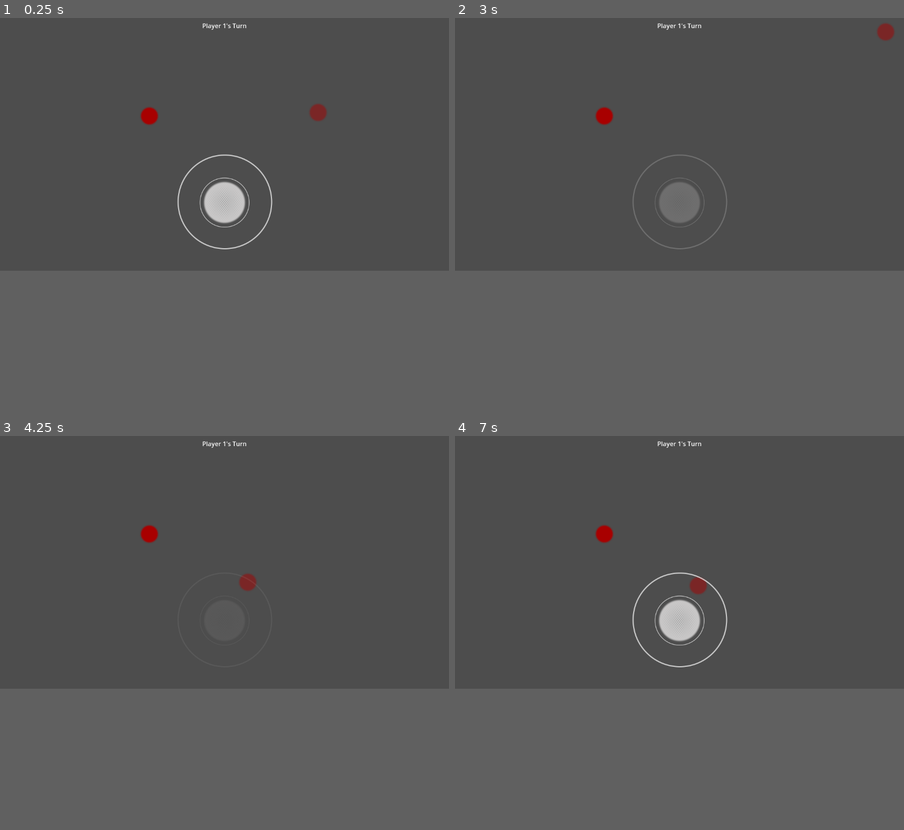
Above: before the commit, frames 1-4 (two rows, left to right).
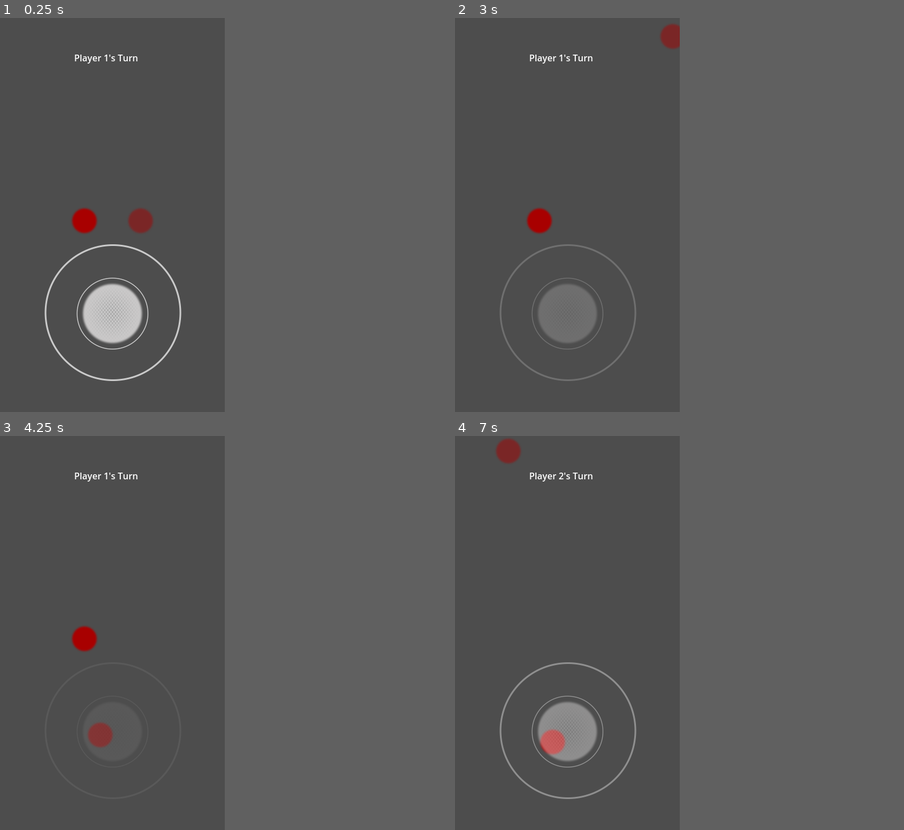
Above: after the commit, the same moments.

Repository: DeogenesMaranan/BallRace
Game: Godot game, scene res://main.tscn
Same seed, same stepped clock (60 frames per second), same inputs: the game is played once before the commit and once after it.
Inputs (mouse positions are in pixels of both pictures, inside the frame that each line leads up to; where the layout moved, square brackets give the same spot in the first picture):
- Up to frame 1 (0.25 s): no input
- Up to frame 2 (3 s): click (679, 207) [679, 203] at 0.5 s; click (679, 207) [679, 203] at 1.25 s; click (679, 207) [679, 203] at 2 s; tap Enter at 2.75 s; move the mouse to (778, 132) at 2.77 s
- Up to frame 3 (4.25 s): move the mouse to (134, 573) at 3.52 s
- Up to frame 4 (7 s): move the mouse to (724, 506) at 4.27 s; tap Space at 5 s; move the mouse to (657, 613) at 5.02 s; move the mouse to (814, 601) at 5.77 s; move the mouse to (544, 522) at 6.52 s
The window is 799x449 before the commit and 400x700 after it. Grey fills any space a smaller window leaves; there, only what the larger window draws over its background counts as a difference.

The runs differ from the first frame. In frame 1, 4.3% of the frame differs, in the area x 9-73%, y 1-93%; in frame 2, 3.7%; in frame 3, 1.0%; in frame 4, 3.9%.

Commit message:
Update gitignore for android dev

Diff:
--- a/main.tscn
+++ b/main.tscn
@@ -15,13 +15,15 @@
 anchors_preset = 5
 anchor_left = 0.5
 anchor_right = 0.5
-offset_left = -20.0
-offset_right = 20.0
-offset_bottom = 40.0
+offset_left = -68.0
+offset_right = 68.0
+offset_bottom = 141.0
 grow_horizontal = 2
 
 [node name="CurrentPlayer" type="Label" parent="HUD/TopCenter"]
 layout_mode = 2
+horizontal_alignment = 1
+vertical_alignment = 1
 
 [node name="BotCenter" type="HBoxContainer" parent="HUD"]
 anchors_preset = 7
@@ -40,10 +42,10 @@
 scale = Vector2(0.5, 0.5)
 
 [node name="Player1" parent="." instance=ExtResource("2_jnai4")]
-position = Vector2(383, 251)
+position = Vector2(150, 360)
 
 [node name="Player2" parent="." instance=ExtResource("2_jnai4")]
-position = Vector2(816, 242)
+position = Vector2(250, 360)
 
 [node name="TurnManager" type="Node" parent="."]
 script = ExtResource("4_68cpj")
--- a/project.godot
+++ b/project.godot
@@ -15,6 +15,15 @@
 config/features=PackedStringArray("4.3", "Mobile")
 config/icon="res://icon.svg"
 
+[display]
+
+window/size/viewport_width=400
+window/size/viewport_height=700
+window/stretch/mode="viewport"
+window/stretch/aspect="expand"
+window/handheld/orientation=1
+
 [rendering]
 
 renderer/rendering_method="mobile"
+textures/vram_compression/import_etc2_astc=true
Not shown, changed: .gitignore
